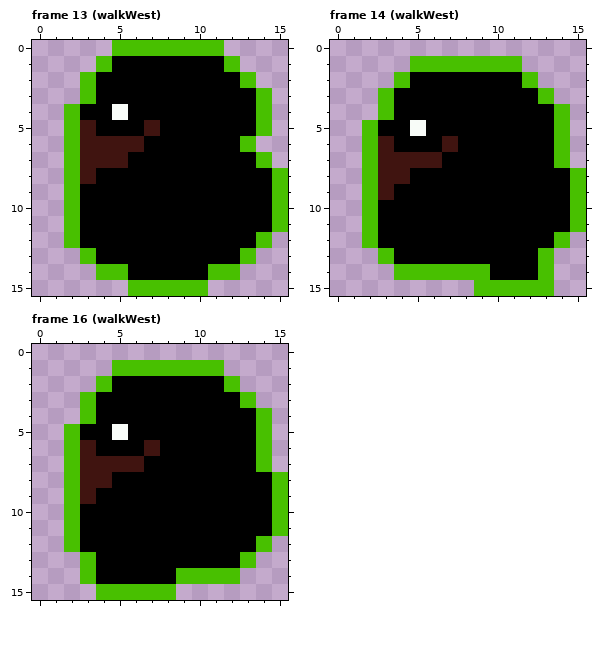
Two versions of one pixel-art file, Hero.aseprite. The first picture shows the starting point.
16x16 pixels, 20 frames. Shown: frame 13 (walkWest), frame 14 (walkWest), frame 16 (walkWest). The commit also changed other frames, which this record leaves out.
The result:
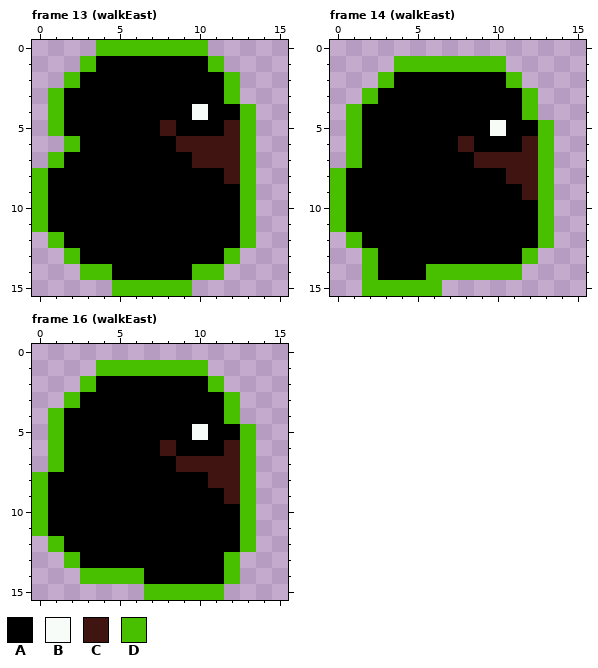
Palette (. is transparent): A #000000  B #f8fcf8  C #401410  D #48c000
Author's note on the commit: Adding some state management. Fixing hero sprite arm being backwards
Edits made:
Changed rows in their new state; - is an unchanged pixel.
Frame 13 (walkEast):
first column x 0:
 0 ----D------.----
 1 ---DA------D.---
 2 --DA--------D.--
 3 -DAA--------D..-
 4 -DA--A----B--D.-
 5 -DAA---AC---CD.-
 6 ---AAAA--CCCC---
 7 -DAAAA----CCCD.-
 8 DAAA--------CD..
 9 DAA----------D..
10 DAA----------D..
11 DAA----------D..
12 -DA----------D.-
13 --DA--------D.--
14 ---D-A----D-.---
15 -----D----.-----
Frame 14 (walkEast):
first column x 0:
 1 ----D------.----
 2 ---DA------D.---
 3 --DA--------D.--
 4 -DAA--------D..-
 5 -DA--A----B--D.-
 6 -DAA---AC---CD.-
 7 -DAAAAA--CCCCD.-
 8 DAAAA------CCD..
 9 DAAA--------CD..
10 DAA----------D..
11 DAA----------D..
12 -DA----------D.-
13 --DA--------D.--
14 --DAAA----DD..--
15 --DDDDD--.....--
Frame 16 (walkEast):
first column x 0:
 1 ----D------.----
 2 ---DA------D.---
 3 --DA--------D.--
 4 -DAA--------D..-
 5 -DA--A----B--D.-
 6 -DAA---AC---CD.-
 7 -DAAAAA--CCCCD.-
 8 DAAAA------CCD..
 9 DAAA--------CD..
10 DAA----------D..
11 DAA----------D..
12 -DA----------D.-
13 --DA--------D.--
14 ----DDD--AAA----
15 ----...--DDD----
